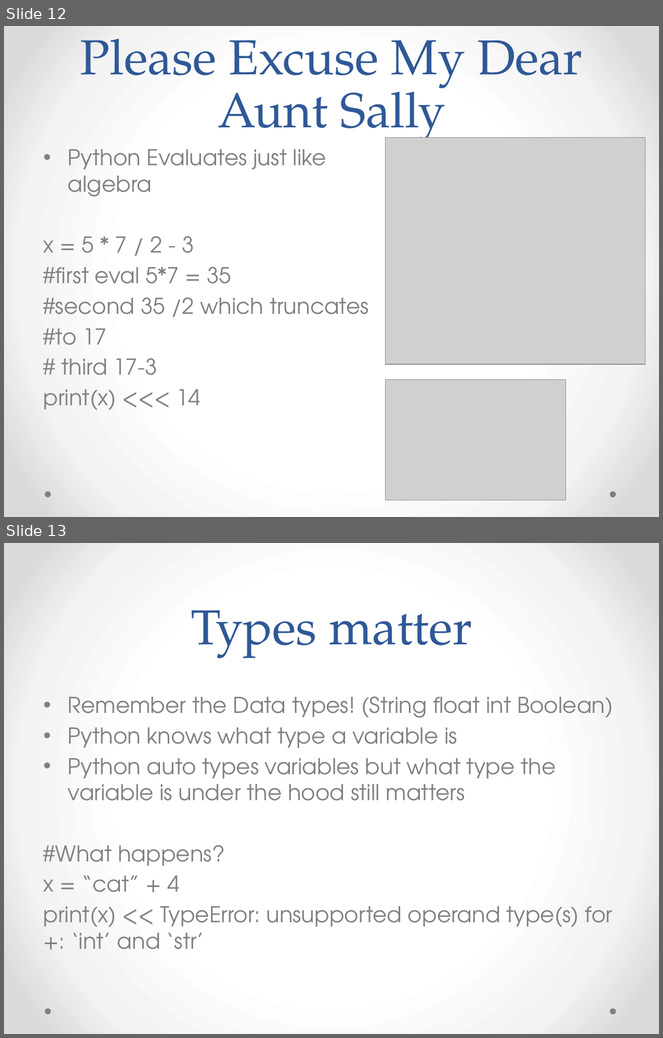
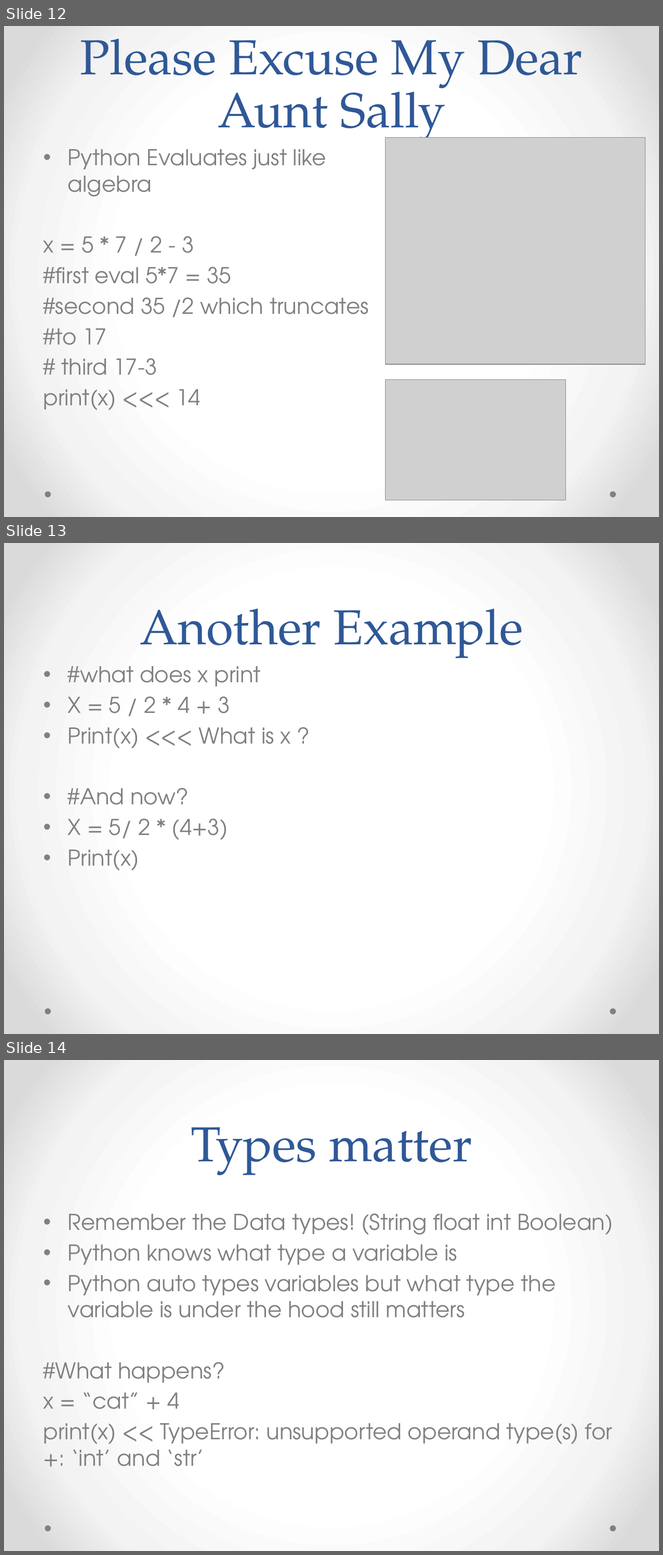
Before and after one commit to vmuijrers/EmpoweringCreativeThinkingThroughProgramming, a slide deck: Slides/ECTTP_Les_2_Variables_And_Operators.pptx. Shown one above the other, each under a label of ours: slides 12 and 13 before the commit, slides 12, 13 and 14 after it. The pictures are 663x1038 and 663x1555 pixels, drawn with LibreOffice and Linux fonts; fonts in the diff are those of the drawing; grey boxes stand for pictures. Boxes give left, top, right and bottom in pixels: in the first picture for what was removed or moved away, otherwise in the second. Text is boxed around its words. In the diff, an @@ line names an element or a change of style, - is before the commit and + after.

```diff
--- a/Slides/ECTTP_Les_2_Variables_And_Operators.pptx
+++ b/Slides/ECTTP_Les_2_Variables_And_Operators.pptx
@@ slide 13 added at (x1=4, y1=543, x2=659, y2=1034), background gradient #FFFFFF to #F4F4F4 to #DADADA; not listed: 2 template elements that a slide beside it also shows @@
@@ title added at (x1=140, y1=609, x2=523, y2=658), 54 pt, text #2F5897 @@
+Another Example
@@ text added at (x1=68, y1=666, x2=291, y2=871), 24 pt, text #808080 @@
+• #what does x print
+• X = 5 / 2 * 4 + 3
+• Print(x) <<< What is x ?
+• #And now?
+• X = 5/ 2 * (4+3)
+• Print(x)
@@ what was slide 13 is now slide 14 @@
```
Also in this commit, not shown: 3 slides changed, 1 other file.
